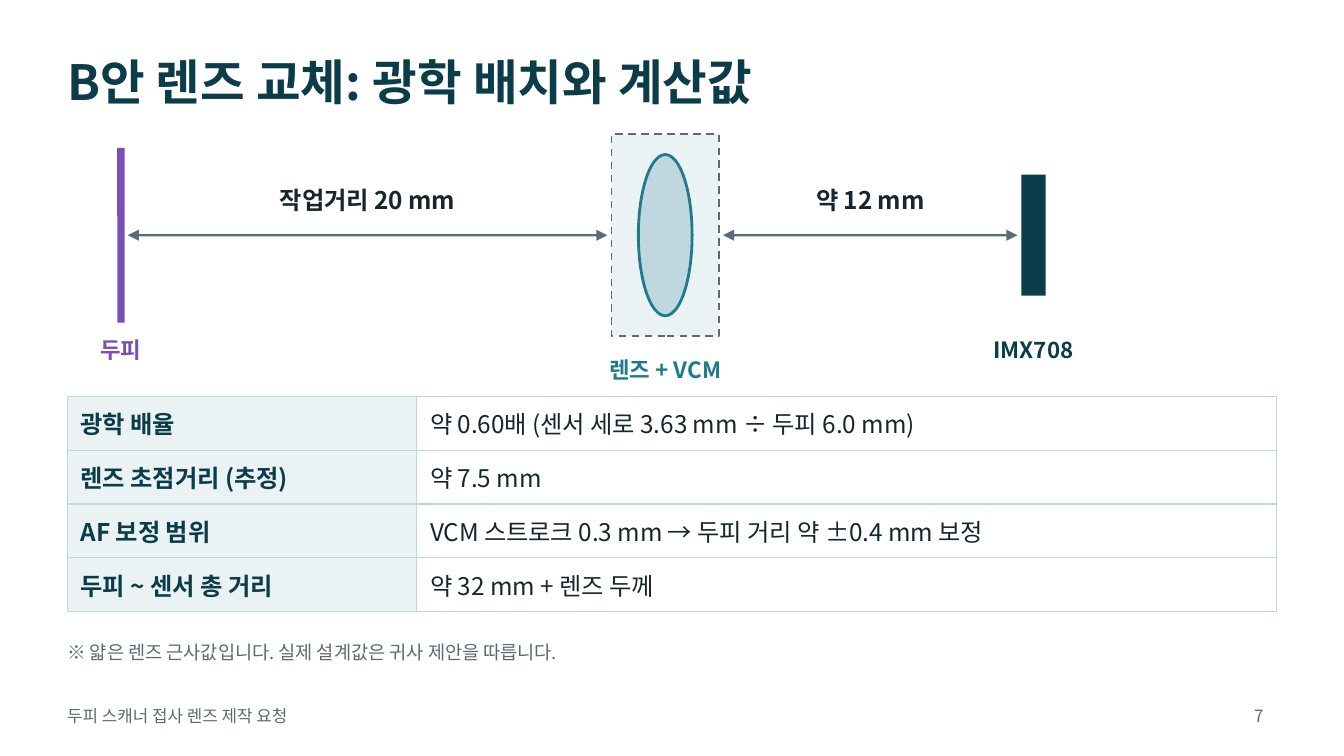
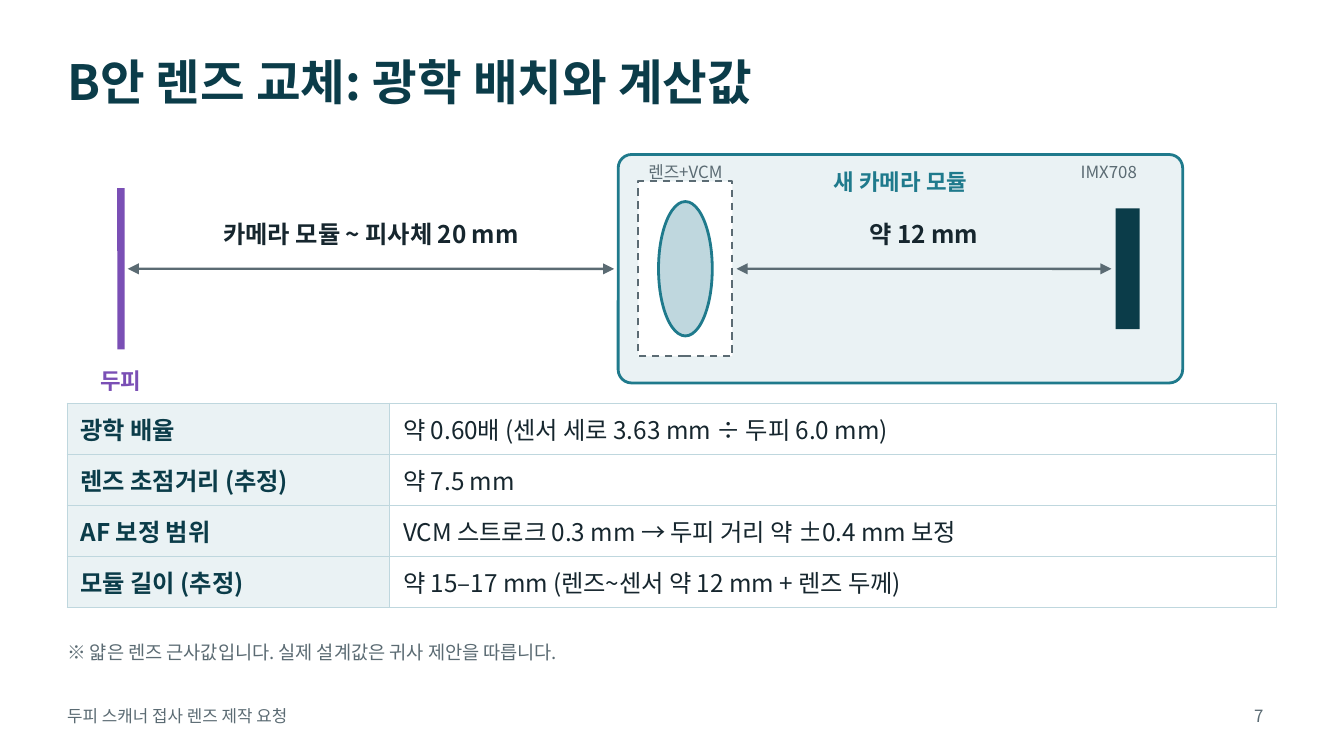
Before and after one commit to urisuni3325-ai/rv1106, a slide deck: slide 7 of docs/lens-rfq-imx708.pptx. Drawn at 1344x756 pixels with LibreOffice and Linux fonts; fonts in the diff are those of the drawing. Boxes give left, top, right and bottom in pixels: in the first picture for what was removed or moved away, otherwise in the second. Text is boxed around its words. In the diff, an @@ line names an element or a change of style, - is before the commit and + after.

```diff
--- a/docs/lens-rfq-imx708.pptx
+++ b/docs/lens-rfq-imx708.pptx
@@ rounded rectangle added at box(618, 155, 1183, 383), fill #EAF2F4, outline #1F7A8C 1.5 pt @@
@@ text at box(648, 164, 722, 182): text changed; size 12 to 9 pt; text colour #1F7A8C to #5B6B73; bold off @@
-렌즈 + VCM
+렌즈+VCM
@@ text added at box(834, 171, 967, 192), 12 pt, text #1F7A8C, bold @@
+새 카메라 모듈
@@ text "IMX708": place and size @@
-text "IMX708" at box(993, 341, 1073, 359)
+text "IMX708" at box(1081, 165, 1137, 178)
@@ text "IMX708" at box(1081, 165, 1137, 178): size 12 to 9 pt, text colour #0B3C49 to #5B6B73, bold off @@
@@ line moved from (121, 148) - (121, 323) to (121, 188) - (121, 349) @@
@@ rectangle: place and size @@
-rectangle at box(612, 134, 719, 336)
+rectangle at box(638, 181, 732, 356)
@@ rectangle at box(638, 181, 732, 356): fill #EAF2F4 to #FFFFFF @@
@@ ellipse: place and size @@
-ellipse at box(638, 155, 692, 316)
+ellipse at box(659, 202, 712, 336)
@@ rectangle: place and size @@
-rectangle at box(1021, 175, 1046, 296)
+rectangle at box(1116, 208, 1140, 329)
@@ text at box(223, 222, 519, 246): text changed @@
-작업거리 20 mm
+카메라 모듈 ~ 피사체 20 mm
@@ text "약 12 mm": place and size @@
-text "약 12 mm" at box(816, 188, 925, 211)
+text "약 12 mm" at box(870, 222, 979, 245)
@@ double arrow moved from (128, 235) - (607, 235) to (128, 269) - (614, 269) @@
@@ double arrow moved from (723, 235) - (1017, 235) to (737, 269) - (1111, 269) @@
@@ text "두피": place and size @@
-text "두피" at box(100, 339, 141, 360)
+text "두피" at box(100, 370, 141, 391)
@@ table at box(67, 403, 1277, 601) @@
-row 4, column 1: 두피 ~ 센서 총 거리
+row 4, column 1: 모듈 길이 (추정)
-row 4, column 2: 약 32 mm + 렌즈 두께
+row 4, column 2: 약 15–17 mm (렌즈~센서 약 12 mm + 렌즈 두께)
@@ table: place and size @@
-table at box(67, 396, 1277, 602)
+table at box(67, 403, 1277, 601)
```
Also in this commit, not shown: 7 other slides changed.
